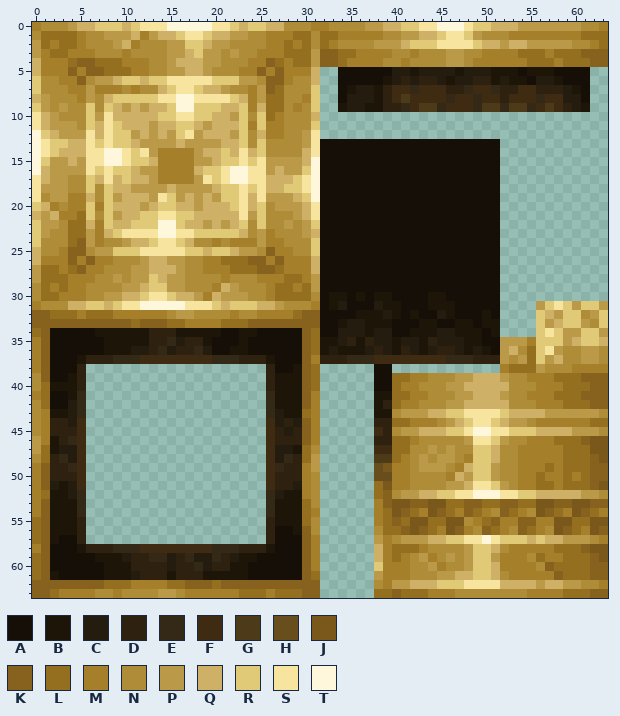
File history of a pixel-art sprite, src/assets/gauntlet/textures/decoration/gold_bells/large_gold_bell.png. Above: the version before the commit.
The file is 64x64 pixels. Colours within 5 levels of each other are drawn and written as one.
Palette (. is transparent): A #160f07  B #1e1509  C #231c0f  D #2e2110  E #332916  F #3f2b12  G #4d3a19  H #684d1d  J #7a581b  K #86621e  L #946f1f  M #a67f2a  N #af8d38  P #ba9948  Q #ceb066  R #e1ca77  S #f6e49f  T #fff7db
The result:
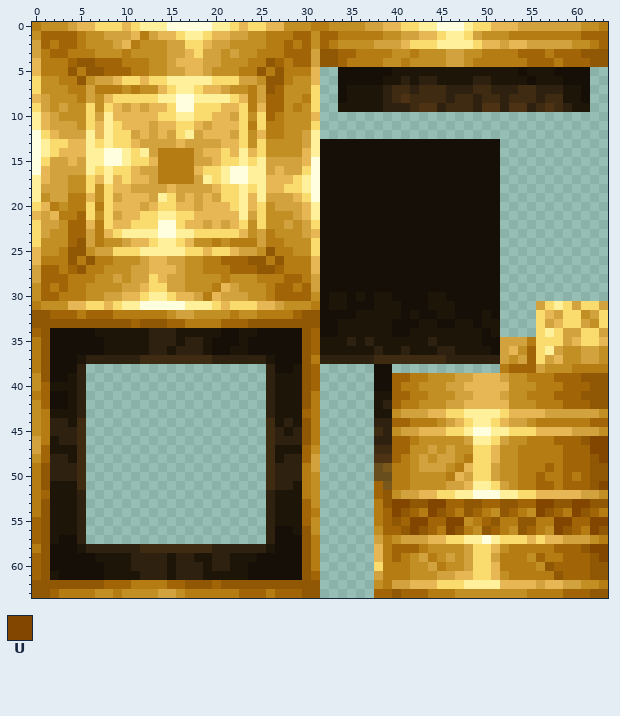
Colours new in this view: U #824601
From old to new:
colour G: #4d3a19 -> #4d3314
colour K: #86621e -> #905704
colour L: #946f1f -> #a16507
colour M: #a67f2a -> #b67c14
colour N: #af8d38 -> #c18f24
colour P: #ba9948 -> #d1a23d
colour Q: #ceb066 -> #e6b754
colour R: #e1ca77 -> #fadb6d
colour S: #f6e49f -> #fff19c
colour T: #fff7db -> #ffffe0
Changed rows in their new state; - is a pixel that keeps its letter.
first column x 35:
 5 -----BB-BBBB-BBB----------
 6 -----B-B--B-BB---B---BB---
 7 -BB----D-----D--D-------B-
 8 BBB--------D--D------D--BB
 9 BB----D---D---D--D--D----B
first column x 9:
31 -------------------------B---B-----------
32 ------------------------------B-----B----
33 --------------------------BB-------------
34 -------------------------BBB-BB-----BB---
35 ------DB-----------------B---BB-BB--BBB--
36 --BB-DB--DB-------------B---B-B--B-B--B-B
37 DDD--------DDD------------DDD--------DDD-
first column x 2:
41 ---D--------------------D-------------------------------------
42 --BD--------------------D-------------------------------------
43 --BD--------------------DB------------------------------------
44 --B----------------------B-B----------------------------------
45 --------------------------B-----------------------------------
46 --D---------------------------------------------------------UU
47 -BB----------------------BB---------------------------------UU
48 -DB----------------------BD----------------------------------U
49 --D----------------------D------------------------------------
51 B-B------------------------B---------------------------------U
52 --BD--------------------DB------------------------------------
53 ---D--------------------D-------------UU--UU----------UU--UU--
54 ---D--------------------D-------------U---U-----------U---U---
55 ----------------------------------------UU--UU----------UU--UU
56 ----------------------------------------U---U-----------U---U-
58 -------DDD--------DDD---------------------------------------UU
59 --------B--DDB-DBBD-B----------------------------------------U
60 -------------B--DB--------------------------------------------
61 ---------B----------------------------------------------------
